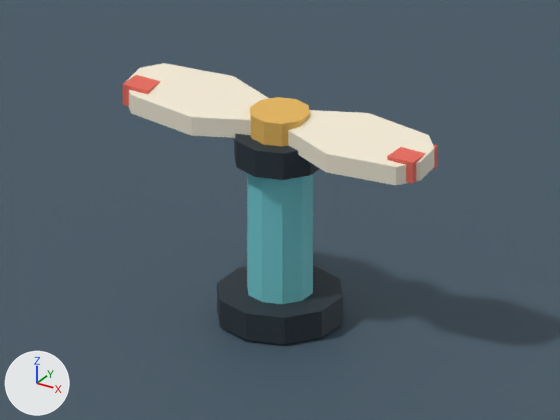
Before and after pictures for a commit that changed the Blender file source_art/propeller_v1/propeller_v1.blend.
One viewpoint serves both versions: the file's camera 'Camera'. Lighting does not change. The marker at lower left points along +X, +Y and +Z. The first picture is the older version.

In view in the first picture: 'Propeller / brass rotor cap', 'Propeller / coral tip -1', 'Propeller / coral tip 1', 'Propeller / dark collar', 'Propeller / dark foot', 'Propeller / left paper blade', 'Propeller / right paper blade', 'Propeller / teal spindle', 'Review / floor'.
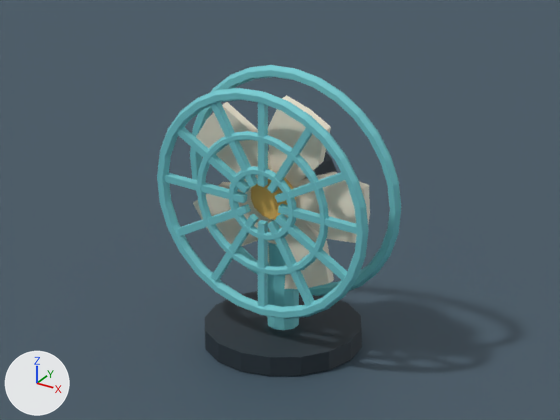
Where the change shows, as pixel boxes [x1, y1, x2, y2] in the pictures (560 x 420 px):
'Review / floor', moved: [0, 0, 560, 420] in both
'Propeller / dark foot', reshaped, moved (24% wider, 9% taller): before [217, 266, 343, 344]; after [205, 291, 362, 376]
'Propeller / paper blades', added (pale yellow): after [193, 95, 370, 289]
'Propeller / cage wires', added (cyan): after [165, 102, 357, 307]
'Propeller / teal spindle', deleted (cyan): before [247, 173, 313, 304]
'Propeller / cage front ring', added (cyan): after [157, 88, 369, 319]
'Propeller / right paper blade', deleted (pale yellow): before [288, 110, 434, 185]
'Propeller / left paper blade', deleted (pale yellow): before [127, 63, 270, 138]
'Propeller / cage back ring', added: after [190, 65, 401, 296]
'Propeller / cage hoop outer', added (cyan): after [197, 131, 329, 276]
'Propeller / dark collar', deleted: before [234, 134, 320, 180]
'Propeller / brass rotor cap', deleted (orange): before [250, 97, 310, 146]
'Propeller / teal neck', added (cyan): after [267, 242, 299, 330]
'Propeller / cage hoop inner', added (cyan): after [229, 166, 297, 241]
'Propeller / brass hub', added: after [251, 173, 296, 219]
'Propeller / coral tip 1', deleted (red): before [387, 144, 437, 184]
'Propeller / coral tip -1', deleted (red): before [123, 75, 161, 106]
'Propeller / dark motor', added: after [304, 152, 337, 179]

What changed in the scene script:
```text
Change me_cylinder:
    remove me_cylinder.from_pydata(...)  # 20 vertices, 12 faces; spans x -0.209..0.209, y -0.22..0.22, z -0.05..0.05
    add me_cylinder.from_pydata(...)  # 32 vertices, 18 faces; spans x -0.27..0.27, y -0.27..0.27, z -0.035..0.035
    me_cylinder part 1: the whole mesh is rebuilt
Change ob_review___floor:
    ob_review___floor.location: (0.0, 0.0, -0.42) -> (0.0, 0.0, -0.52)
Change ob_propeller___dark_foot:
    ob_propeller___dark_foot.location: (0.0, 0.0, -0.32) -> (0.0, 0.02, -0.44)
Remove ob_propeller___teal_spindle:
    ob_propeller___teal_spindle = bpy.data.objects.new('Propeller / teal spindle', me_cylinder_001)
Remove ob_propeller___dark_collar:
    ob_propeller___dark_collar = bpy.data.objects.new('Propeller / dark collar', me_cylinder_002)
Remove ob_propeller___left_paper_blade:
    ob_propeller___left_paper_blade = bpy.data.objects.new('Propeller / left paper blade', me_propeller___left_paper_blade)
Remove ob_propeller___right_paper_blade:
    ob_propeller___right_paper_blade = bpy.data.objects.new('Propeller / right paper blade', me_propeller___right_paper_blade)
Remove ob_propeller___brass_rotor_cap:
    ob_propeller___brass_rotor_cap = bpy.data.objects.new('Propeller / brass rotor cap', me_cylinder_003)
Remove ob_propeller___coral_tip__1:
    ob_propeller___coral_tip__1 = bpy.data.objects.new('Propeller / coral tip -1', me_cube_001)
Remove ob_propeller___coral_tip_1:
    ob_propeller___coral_tip_1 = bpy.data.objects.new('Propeller / coral tip 1', me_cube_002)
Add ob_propeller___brass_hub:
    ob_propeller___brass_hub = bpy.data.objects.new('Propeller / brass hub', me_cylinder_003_1)  # a 14-sided cylinder along z spanning x -0.073..0.073, y -0.075..0.075, z -0.05..0.05; in mat_brass_hub (orange #e8b85d)
    ob_propeller___brass_hub.parent = ob_propeller___paper_blades
    ob_propeller___brass_hub.location = (0.0, -0.02, 0.0)
    ob_propeller___brass_hub.rotation_euler = (1.571, 0.0, 0.0)  # degrees (90, 0, 0)
Add ob_propeller___paper_blades:
    ob_propeller___paper_blades = bpy.data.objects.new('Propeller / paper blades', me_blade0)  # 70 vertices, 45 faces; spans x -0.334..0.35, y -0.028..0.028, z -0.354..0.354; in mat_warm_paper_blades (pale yellow #f5ebd6)
    ob_propeller___paper_blades.location = (0.0, 0.0, 0.1)
Add ob_propeller___cage_hoop_inner:
    ob_propeller___cage_hoop_inner = bpy.data.objects.new('Propeller / cage hoop inner', me_torus_003)  # 168 vertices, 168 faces; spans x -0.136..0.136, y -0.136..0.136, z -0.014..0.014; in mat_sky_teal_post (cyan #75cbd1)
    ob_propeller___cage_hoop_inner.location = (0.0, -0.11, 0.1)
    ob_propeller___cage_hoop_inner.rotation_euler = (1.571, 0.0, 0.0)  # degrees (90, 0, 0)
Add ob_propeller___cage_hoop_outer:
    ob_propeller___cage_hoop_outer = bpy.data.objects.new('Propeller / cage hoop outer', me_torus_002)  # 168 vertices, 168 faces; spans x -0.264..0.264, y -0.264..0.264, z -0.014..0.014; in mat_sky_teal_post (cyan #75cbd1)
    ob_propeller___cage_hoop_outer.location = (0.0, -0.11, 0.1)
    ob_propeller___cage_hoop_outer.rotation_euler = (1.571, 0.0, 0.0)  # degrees (90, 0, 0)
Add ob_propeller___cage_wires:
    ob_propeller___cage_wires = bpy.data.objects.new('Propeller / cage wires', me_cube_001_1)  # 96 vertices, 72 faces; spans x -0.4..0.4, y -0.122..-0.098, z -0.4..0.4; in mat_sky_teal_post (cyan #75cbd1)
    ob_propeller___cage_wires.location = (0.0, 0.0, 0.1)
Add ob_propeller___cage_front_ring:
    ob_propeller___cage_front_ring = bpy.data.objects.new('Propeller / cage front ring', me_torus_001)  # 168 vertices, 168 faces; spans x -0.422..0.422, y -0.422..0.422, z -0.019..0.019; in mat_sky_teal_post (cyan #75cbd1)
    ob_propeller___cage_front_ring.location = (0.0, -0.11, 0.1)
    ob_propeller___cage_front_ring.rotation_euler = (1.571, 0.0, 0.0)  # degrees (90, 0, 0)
Add ob_propeller___cage_back_ring:
    ob_propeller___cage_back_ring = bpy.data.objects.new('Propeller / cage back ring', me_torus_001.copy())
    ob_propeller___cage_back_ring.location = (0.0, 0.1, 0.1)
    ob_propeller___cage_back_ring.rotation_euler = (1.571, 0.0, 0.0)  # degrees (90, 0, 0)
Add ob_propeller___dark_motor:
    ob_propeller___dark_motor = bpy.data.objects.new('Propeller / dark motor', me_cylinder_002_1)  # a 14-sided cylinder along z spanning x -0.117..0.117, y -0.12..0.12, z -0.08..0.08; in mat_ink_motor_casing (dark blue #26323a)
    ob_propeller___dark_motor.location = (0.0, 0.1, 0.1)
    ob_propeller___dark_motor.rotation_euler = (1.571, 0.0, 0.0)  # degrees (90, 0, 0)
Add ob_propeller___teal_neck:
    ob_propeller___teal_neck = bpy.data.objects.new('Propeller / teal neck', me_cylinder_001_1)  # a 10-sided cylinder along z spanning x -0.052..0.052, y -0.055..0.055, z -0.19..0.19; in mat_sky_teal_post (cyan #75cbd1)
    ob_propeller___teal_neck.location = (0.0, 0.02, -0.28)
```
